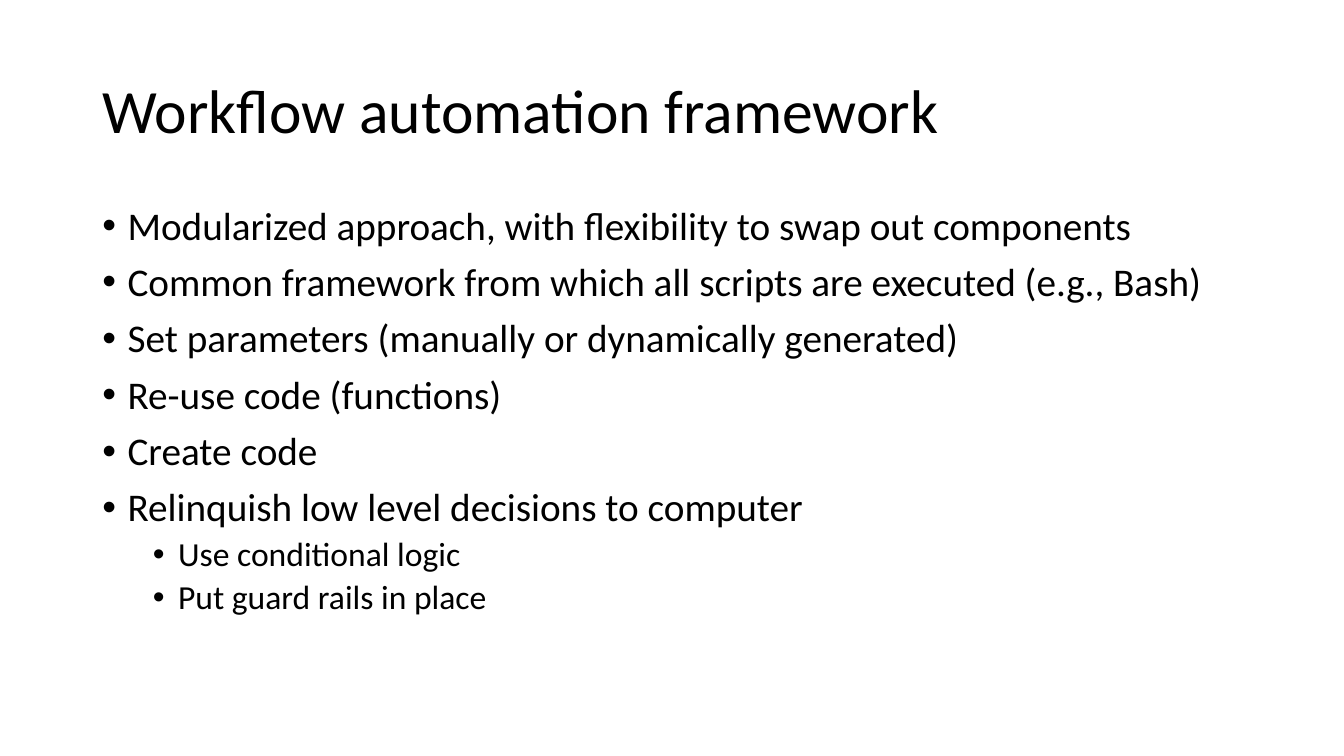
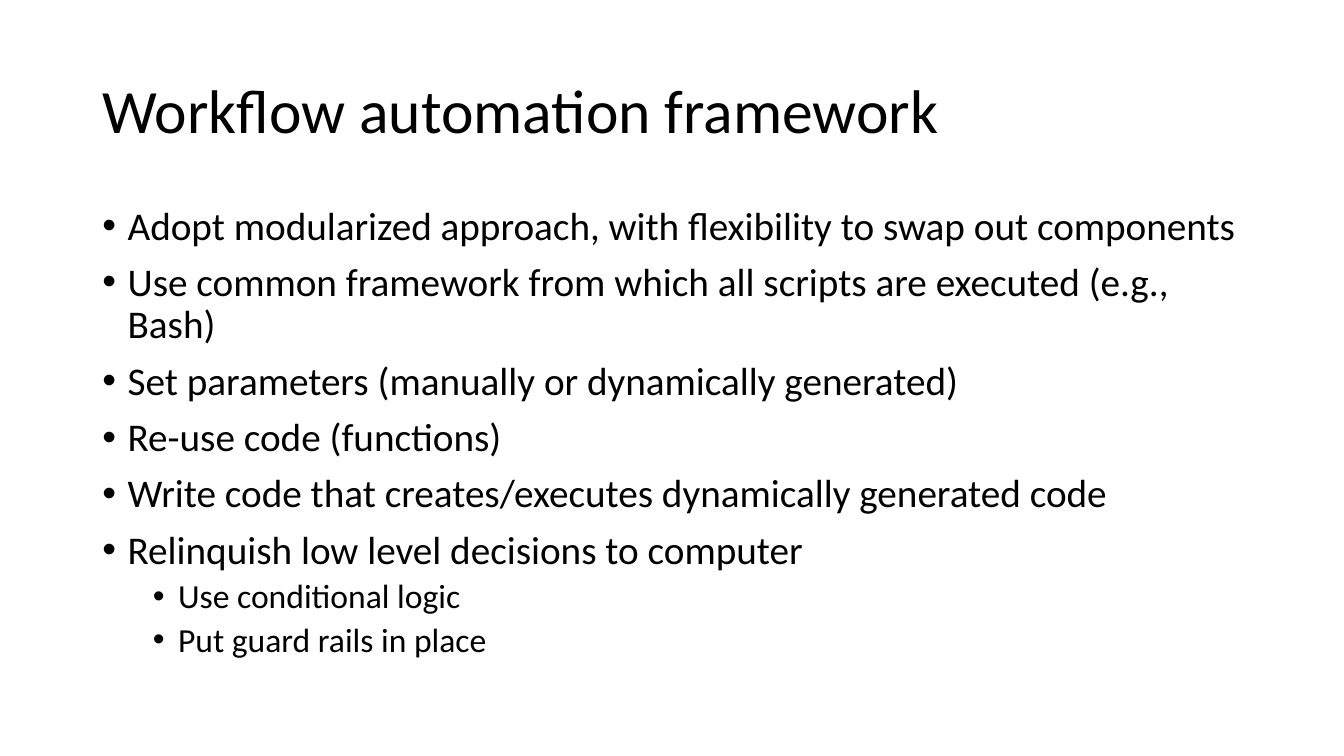
Before and after one commit to sydeaka/workflow-automation, a slide deck: slide 7 of Sydeaka_Watson_UTDallasDSC2018_Workflow_Automation.pptx. Drawn at 1344x756 pixels with LibreOffice and Linux fonts; fonts in the diff are those of the drawing. Boxes give left, top, right and bottom in pixels: in the first picture for what was removed or moved away, otherwise in the second. Text is boxed around its words. In the diff, an @@ line names an element or a change of style, - is before the commit and + after.

```diff
--- a/Sydeaka_Watson_UTDallasDSC2018_Workflow_Automation.pptx
+++ b/Sydeaka_Watson_UTDallasDSC2018_Workflow_Automation.pptx
@@ text at box(128, 212, 1235, 344): text changed @@
-• Modularized approach, with flexibility to swap out components
-• Common framework from which all scripts are executed (e.g., Bash)
+• Adopt modularized approach, with flexibility to swap out components
+• Use common framework from which all scripts are executed (e.g., Bash)
@@ text at box(128, 479, 1107, 514): text changed @@
-• Create code
+• Write code that creates/executes dynamically generated code
```
Also in this commit, not shown: 3 other slides changed, 14 other files.
